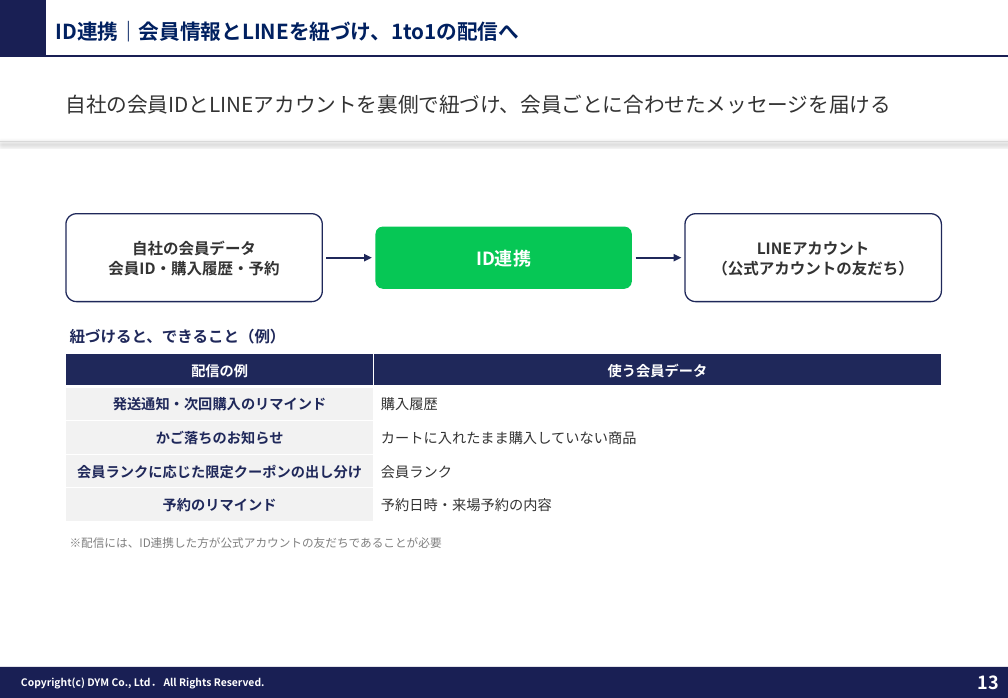
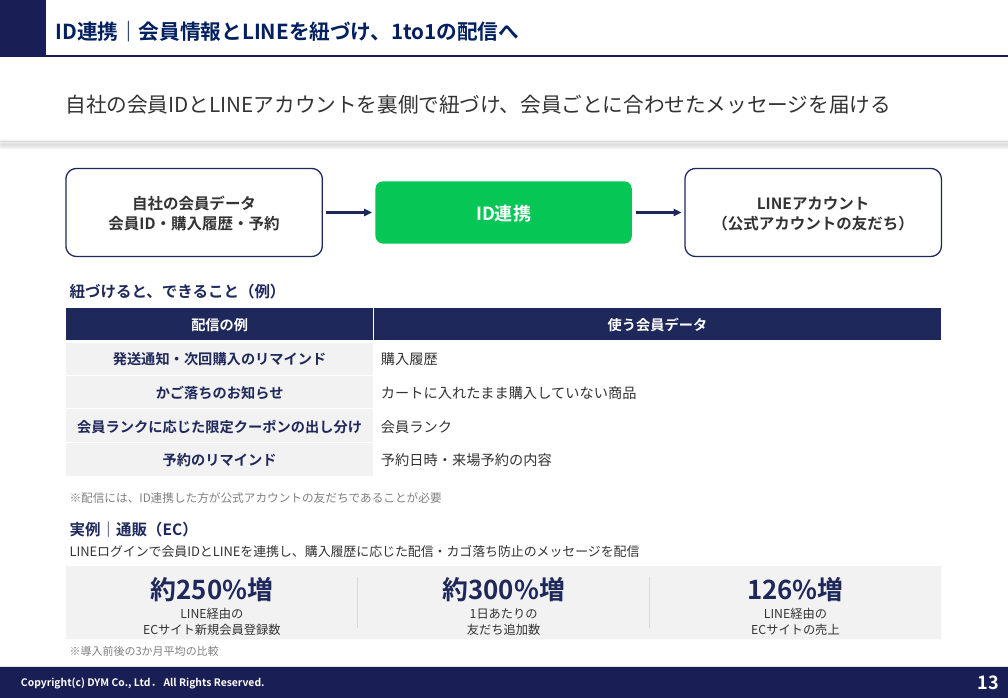
Before and after one commit to tonomura-r-dev/folder, a slide deck: slide 13 of 20261027_LINEログイン・Profile+のご提案ver1.0.pptx. Drawn at 1008x698 pixels with LibreOffice and Linux fonts; fonts in the diff are those of the drawing; background and template pictures are left out. Boxes give left, top, right and bottom in pixels: in the first picture for what was removed or moved away, otherwise in the second. Text is boxed around its words. In the diff, an @@ line names an element or a change of style, - is before the commit and + after.

```diff
--- a/20261027_LINEログイン・Profile+のご提案ver1.0.pptx
+++ b/20261027_LINEログイン・Profile+のご提案ver1.0.pptx
@@ 3 rounded rectangles, 2 texts, 2 arrows, 1 table: place and size @@
-3 rounded rectangles, 2 texts, 2 arrows, 1 table at (66,214,942,548)
+3 rounded rectangles, 2 texts, 2 arrows, 1 table at (66,168,942,503)
@@ text added at (70,521,198,537), 12 pt, text #1F285A, bold @@
+実例｜通販（EC）
@@ rectangle added at (66,566,942,639), fill #F2F2F2 @@
@@ text added at (70,545,640,557), 10 pt, text #333333 @@
+LINEログインで会員IDとLINEを連携し、購入履歴に応じた配信・カゴ落ち防止のメッセージを配信
@@ text added at (151,577,274,602), 20 pt, text #1F285A, bold @@
+約250%増
@@ line added from (358, 577) to (358, 628), #D9D9D9 0.75 pt @@
@@ text added at (442,577,565,602), 20 pt, text #1F285A, bold @@
+約300%増
@@ line added from (650, 577) to (650, 628), #D9D9D9 0.75 pt @@
@@ text added at (747,577,844,602), 20 pt, text #1F285A, bold @@
+126%増
@@ text added at (143,608,281,635), 9.5 pt, text #333333 @@
+LINE経由の
+ECサイト新規会員登録数
@@ text added at (467,608,541,635), 9.5 pt, text #333333 @@
+1日あたりの
+友だち追加数
@@ text added at (751,607,840,635), 9.5 pt, text #333333 @@
+LINE経由の
+ECサイトの売上
@@ text added at (70,646,219,656), 8.5 pt, text #7F7F7F @@
+※導入前後の3か月平均の比較
```
Also in this commit, not shown: 1 other slide changed, 4 other files.
